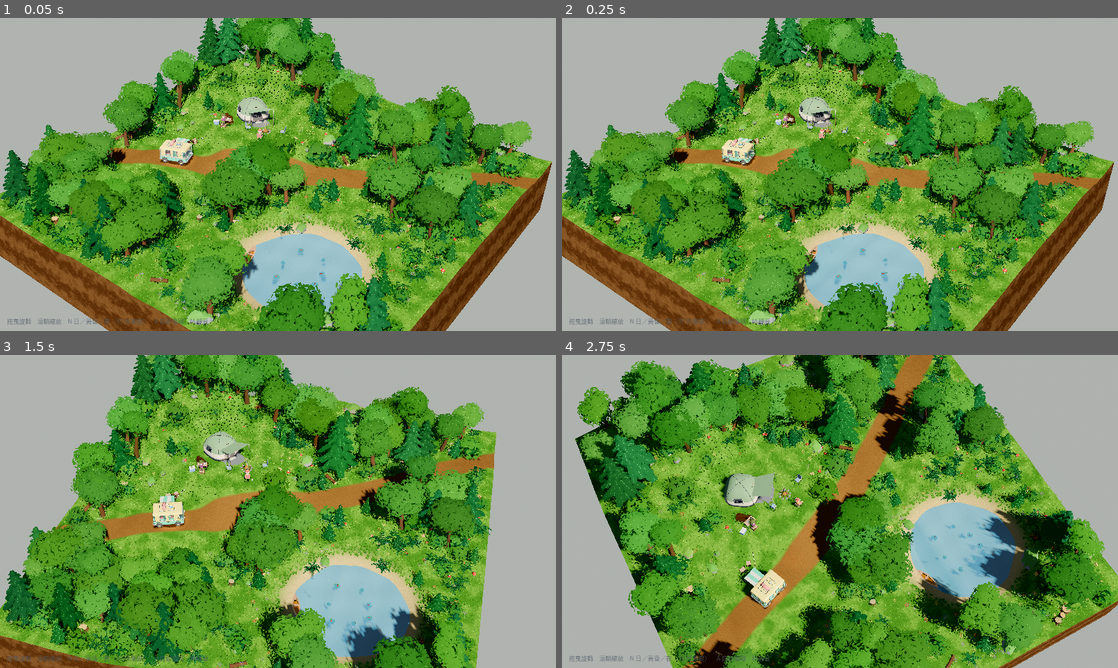
Above: before the commit, frames 1-4 (two rows, left to right).
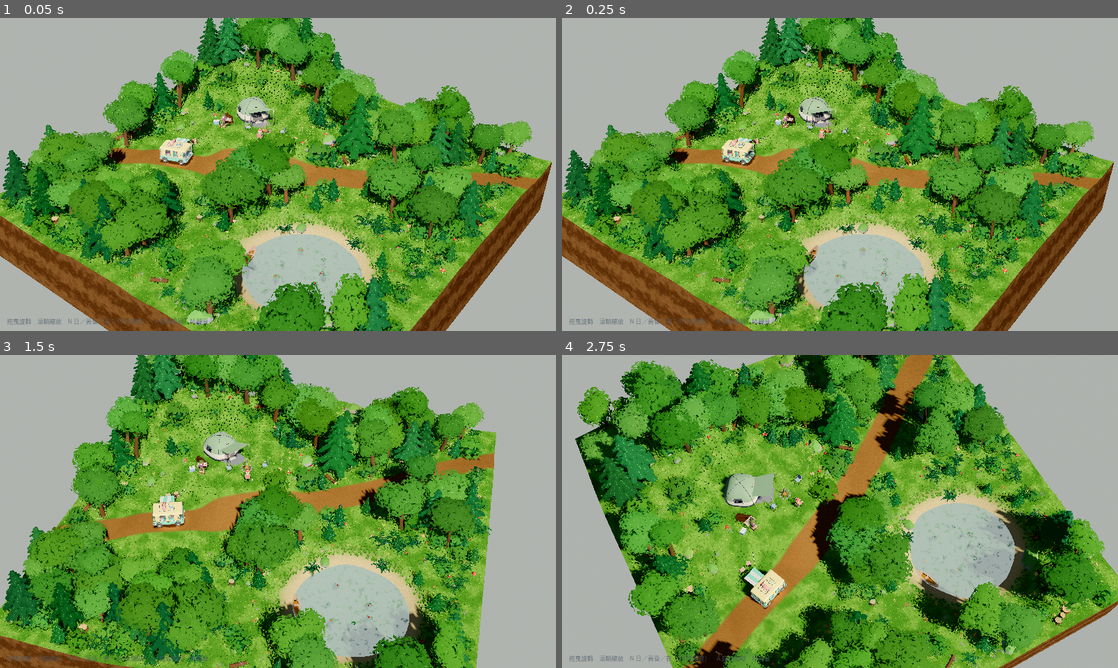
Above: after the commit, the same moments.

Repository: AirNoir/silent-camping
Game: Godot game, scene res://forest.tscn
Same seed, same stepped clock (60 frames per second), same inputs: the game is played once before the commit and once after it.
Inputs (mouse positions are in pixels of both pictures, inside the frame that each line leads up to):
- Up to frame 1 (0.05 s): no input
- Up to frame 2 (0.25 s): no input
- Up to frame 3 (1.5 s): tap Enter at 0.5 s; move the mouse to (400, 495) at 0.52 s; hold D 0.53-1.25 s; tap N at 0.6 s; click (400, 495) at 0.67 s; tap Space at 0.77 s; drag from (166, 527) to (250, 574) at 1.27 s
- Up to frame 4 (2.75 s): move the mouse to (895, 442) at 2.02 s; hold D from 2.03 s (still down); tap Shift at 2.1 s

The runs differ from the first frame. In frame 1, 1.7% of the frame differs, in the area x 43-66%, y 68-95%; in frame 2, 2.1%; in frame 3, 2.8%; in frame 4, 3.5%, in the area x 62-82%, y 47-78%.

Commit message:
Rework the pond water: depth-based color, refraction, shoreline, noise ripples
- WATER_SHADER reads DEPTH_TEXTURE/SCREEN_TEXTURE: shallow water shows the refracted
  sandy bottom, deep water fades to blue; refraction falls back when it would sample
  geometry above the surface
- thin animated waterline where depth < 16 cm (shore, canoe, lily pads)
- ALBEDO 0 / colour via EMISSION so tree shadows no longer print on the surface;
  deep colour, sky tint and foam follow the day/dusk/night presets (water_l)
- ripple normals from three scrolling value-noise layers (the sine-wave version made a
  regular grid of sun glints); roughness 0.22, ReflectionProbe over the pond
- lily pads raised 3 cm above the surface; README + previews

Co-Authored-By: Claude Fable 5.1 <noreply@anthropic.com>

Diff:
--- a/scripts/forest.gd
+++ b/scripts/forest.gd
@@ -189,20 +189,83 @@
 
 const WATER_SHADER := """
 shader_type spatial;
-render_mode blend_mix, cull_disabled;
-uniform vec4 tint : source_color = vec4(0.30, 0.62, 0.80, 0.72);
+render_mode blend_mix, depth_draw_never, cull_disabled, specular_schlick_ggx;
+// 水面 = 折射後的水底（螢幕貼圖）依水深混到深水色 + 岸邊水線；表面不吃漫射光（ALBEDO=0，樹影不會印在水上），
+// 只留鏡面反射：法線用幾組波浪擾動，太陽反光碎成閃點、反射探針裡的樹在水面上晃。
+uniform vec3 shallow_tint : source_color = vec3(0.55, 0.92, 0.85);
+uniform vec3 deep_color : source_color = vec3(0.04, 0.34, 0.52);
+uniform vec3 sky_tint : source_color = vec3(0.60, 0.78, 0.95);
+uniform vec3 foam_color : source_color = vec3(0.92, 0.97, 0.95);
+uniform float light_scale = 1.0;      // 日夜：深水色、天空色與水線要跟著環境變暗（折射到的水底本來就是亮度正確的畫面）
+uniform float depth_fade = 1.0;       // 每公尺變深的速度
+uniform float refract_strength = 0.03;
+uniform float normal_strength = 0.6;
+uniform sampler2D SCREEN_TEXTURE : hint_screen_texture, filter_linear_mipmap;
+uniform sampler2D DEPTH_TEXTURE : hint_depth_texture, filter_linear_mipmap;
 varying vec3 wpos;
+
+float linear_depth(vec2 uv, mat4 inv_proj) {
+	float d = texture(DEPTH_TEXTURE, uv).r;
+	vec4 v = inv_proj * vec4(uv * 2.0 - 1.0, d, 1.0);
+	return -v.z / v.w;
+}
+
+// 漣漪用三層往不同方向流的 value noise（正弦波疊起來會變成一格一格的亮點陣列，噪音才沒有週期）
+float hash(vec2 p) {
+	return fract(sin(dot(p, vec2(127.1, 311.7))) * 43758.5453);
+}
+
+float vnoise(vec2 p) {
+	vec2 i = floor(p);
+	vec2 f = fract(p);
+	vec2 u = f * f * (3.0 - 2.0 * f);
+	return mix(mix(hash(i), hash(i + vec2(1.0, 0.0)), u.x), mix(hash(i + vec2(0.0, 1.0)), hash(i + vec2(1.0, 1.0)), u.x), u.y);
+}
+
+float ripples(vec2 p, float t) {
+	return vnoise(p * 1.6 + vec2(t * 0.25, t * 0.18)) * 0.6
+		+ vnoise(p * 3.7 - vec2(t * 0.32, -t * 0.21)) * 0.3
+		+ vnoise(p * 7.0 + vec2(-t * 0.5, t * 0.4)) * 0.1;
+}
+
 void vertex() {
-	VERTEX.y += sin(VERTEX.x * 2.0 + TIME * 1.2) * 0.02 + cos(VERTEX.z * 1.7 + TIME) * 0.02;
 	wpos = (MODEL_MATRIX * vec4(VERTEX, 1.0)).xyz;
+	VERTEX.y += 0.012 * sin(wpos.x * 1.5 + TIME * 0.8) + 0.010 * sin(wpos.z * 1.9 - TIME * 0.6 + wpos.x * 0.4);
 }
+
 void fragment() {
-	float r = sin(wpos.x * 2.2 + TIME * 0.9) * 0.5 + sin(wpos.z * 1.8 - TIME * 0.7 + wpos.x * 0.6) * 0.5;
-	float fr = pow(1.0 - clamp(dot(NORMAL, VIEW), 0.0, 1.0), 3.0);
-	ALBEDO = tint.rgb + r * 0.025;
-	ALPHA = mix(tint.a, 0.92, fr);
-	ROUGHNESS = 0.08;
-	SPECULAR = 0.6;
+	vec2 p = wpos.xz;
+	float e = 0.05;
+	float hx = ripples(p + vec2(e, 0.0), TIME) - ripples(p - vec2(e, 0.0), TIME);
+	float hz = ripples(p + vec2(0.0, e), TIME) - ripples(p - vec2(0.0, e), TIME);
+	vec3 n_v = normalize((VIEW_MATRIX * vec4(normalize(vec3(-hx * normal_strength, 1.0, -hz * normal_strength)), 0.0)).xyz);
+	NORMAL = n_v;
+	// 水深 = 這個像素後面的場景深度 − 水面深度
+	float surf_d = -VERTEX.z;
+	float scene_d = linear_depth(SCREEN_UV, INV_PROJECTION_MATRIX);
+	float depth = max(scene_d - surf_d, 0.0);
+	// 折射：用法線擾動螢幕座標；淺水少扭一點，扭到水面上方的東西就退回不扭
+	vec2 uv = SCREEN_UV + n_v.xy * refract_strength * clamp(depth, 0.0, 1.0);
+	float d2 = linear_depth(uv, INV_PROJECTION_MATRIX);
+	if (d2 < surf_d) {
+		uv = SCREEN_UV;
+		d2 = scene_d;
+	}
+	vec3 bg = texture(SCREEN_TEXTURE, uv).rgb;
+	float fade = 1.0 - exp(-max(d2 - surf_d, 0.0) * depth_fade);
+	vec3 col = mix(bg * shallow_tint, deep_color * light_scale, fade);
+	float fr = pow(1.0 - clamp(dot(n_v, VIEW), 0.0, 1.0), 4.0);
+	col = mix(col, sky_tint * light_scale, 0.12 + 0.45 * fr);   // 天空色：正看一點點、斜看多
+	// 岸邊與物件接觸處：一條細細、被漣漪打斷的水線
+	float edge = 1.0 - smoothstep(0.0, 0.16, depth);
+	float rp = ripples(p * 2.0, TIME * 1.5);
+	float foam = smoothstep(0.55, 0.8, edge * (0.55 + 0.6 * rp));
+	col = mix(col, foam_color * light_scale, foam * 0.7);
+	EMISSION = col;
+	ALBEDO = vec3(0.0);
+	ALPHA = 1.0;
+	ROUGHNESS = 0.22;
+	SPECULAR = 0.4;
 }
 """
 
@@ -267,7 +330,7 @@
 		"sun_rot": Vector3(-44, 32, 0), "sun_c": Color(1.0, 0.95, 0.85), "sun_e": 1.3, "sun_body": 0.0,
 		"head": 0.0, "cabin": 1.0, "fire": 1.6, "fire_r": 4.5, "lantern": 0.0, "tent": 0.0, "bulbs": 0.5,
 		"ff": 0.0, "head_glow": 0.0, "tail_glow": 0.0,
-		"a_wind": 0.7, "a_birds": 1.0, "a_crickets": 0.0, "a_fire": 0.8, "a_water": 0.6,
+		"a_wind": 0.7, "a_birds": 1.0, "a_crickets": 0.0, "a_fire": 0.8, "a_water": 0.6, "water_l": 1.0,
 	},
 	TimeOfDay.DUSK: {
 		"sky_top": Color(0.30, 0.34, 0.62), "sky_h": Color(1.0, 0.72, 0.46), "gnd_h": Color(0.78, 0.58, 0.48), "gnd_b": Color(0.30, 0.26, 0.30),
@@ -277,7 +340,7 @@
 		"sun_rot": Vector3(-18, 62, 0), "sun_c": Color(1.0, 0.74, 0.44), "sun_e": 1.7, "sun_body": 0.0,
 		"head": 3.0, "cabin": 1.6, "fire": 3.0, "fire_r": 5.5, "lantern": 1.4, "tent": 1.0, "bulbs": 2.2,
 		"ff": 1.2, "head_glow": 2.0, "tail_glow": 1.2,
-		"a_wind": 0.5, "a_birds": 0.35, "a_crickets": 0.7, "a_fire": 1.0, "a_water": 0.6,
+		"a_wind": 0.5, "a_birds": 0.35, "a_crickets": 0.7, "a_fire": 1.0, "a_water": 0.6, "water_l": 0.55,
 	},
 	TimeOfDay.NIGHT: {
 		"sky_top": Color(0.02, 0.03, 0.09), "sky_h": Color(0.09, 0.11, 0.22), "gnd_h": Color(0.06, 0.07, 0.12), "gnd_b": Color(0.02, 0.02, 0.04),
@@ -287,7 +350,7 @@
 		"sun_rot": Vector3(-52, 140, 0), "sun_c": Color(0.55, 0.65, 0.95), "sun_e": 0.42, "sun_body": 1.0,   # 1 = 月亮
 		"head": 6.0, "cabin": 3.0, "fire": 4.5, "fire_r": 7.0, "lantern": 2.5, "tent": 2.0, "bulbs": 3.0,
 		"ff": 2.5, "head_glow": 3.5, "tail_glow": 2.0,
-		"a_wind": 0.35, "a_birds": 0.0, "a_crickets": 1.0, "a_fire": 1.0, "a_water": 0.5,
+		"a_wind": 0.35, "a_birds": 0.0, "a_crickets": 1.0, "a_fire": 1.0, "a_water": 0.5, "water_l": 0.10,
 	},
 }
 var sun: DirectionalLight3D
@@ -299,6 +362,7 @@
 var tent_light: OmniLight3D
 var headlights: Array[SpotLight3D] = []
 var dust_mat: StandardMaterial3D
+var water_mat: ShaderMaterial
 var night_mats := {}   # 材質名 → [StandardMaterial3D]，夜晚要開自發光的（車燈罩、尾燈）
 const NIGHT_MATS := ["headlightGlass", "tailRed"]
 var bench_t := 0.0
@@ -610,6 +674,7 @@
 	sh.code = WATER_SHADER
 	var m := ShaderMaterial.new()
 	m.shader = sh
+	water_mat = m
 	var mi := MeshInstance3D.new()
 	mi.name = "Water"
 	mi.mesh = pm
@@ -617,6 +682,16 @@
 	mi.position = Vector3(POND.x, WATER_Y, POND.y)
 	mi.cast_shadow = GeometryInstance3D.SHADOW_CASTING_SETTING_OFF
 	add_child(mi)
+	# 池塘上方一顆反射探針：水面映出岸邊的樹與天空，而不是一片死藍
+	var probe := ReflectionProbe.new()
+	probe.update_mode = ReflectionProbe.UPDATE_ONCE
+	probe.size = Vector3(26, 12, 26)
+	probe.position = Vector3(POND.x, WATER_Y + 4.0, POND.y)
+	probe.box_projection = true
+	probe.intensity = 0.9
+	probe.ambient_mode = ReflectionProbe.AMBIENT_DISABLED
+	probe.max_distance = 60.0
+	add_child(probe)
 
 
 # ---------------------------------------------------------------- grass
@@ -998,7 +1073,7 @@
 		var ang := k * TAU / 7.0 + 0.4
 		var rr := rng.randf_range(1.5, 3.4)
 		place_one("lily_large" if k % 2 == 0 else "lily_small", POND.x + cos(ang) * rr, POND.y + sin(ang) * rr,
-				2.2, rng.randf() * TAU, 0.0, WATER_Y + 0.02)
+				2.2, rng.randf() * TAU, 0.0, WATER_Y + 0.05)
 	for k in 10:
 		var ang := k * TAU / 10.0
 		var rr := 5.6 + rng.randf_range(-0.4, 0.5)
@@ -1496,6 +1571,7 @@
 	dust_mat.emission_enabled = ff > 0.02
 	dust_mat.emission = Color(0.6, 1.0, 0.3)
 	dust_mat.emission_energy_multiplier = ff
+	water_mat.set_shader_parameter("light_scale", st["water_l"])
 	# 環境音：a_* 是線性音量（0–1），配上每一層的基準 dB；靜音或 0 就壓到 -80 dB
 	for nm: String in amb:
 		var v: float = st.get("a_" + nm, 0.0)
Binary file added: preview_pond.png
Binary file added: preview_water_before_after.png
Not shown, changed: README.md
